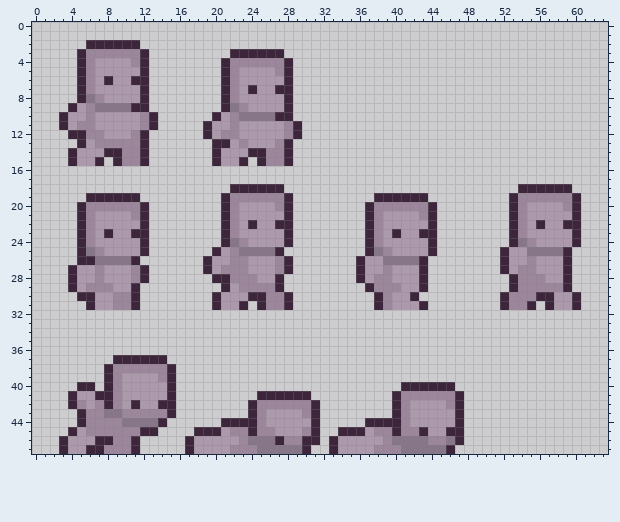
A pixel-art sprite gets an edit: Sprites/Prototype_Character.png. That is the earlier state.
The file is 64x48 pixels.
The result:
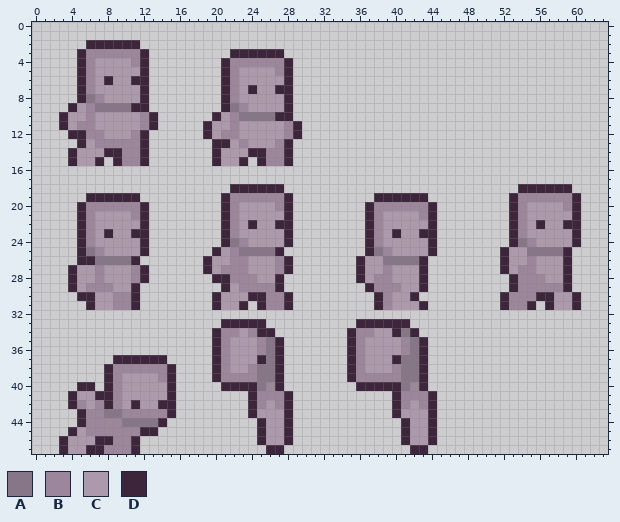
Palette (. is transparent): A #877688  B #9b869c  C #ad99ac  D #3d253b
Changes in this commit:
@@ x 15..49 @@
 32 ...................................
-33 ...................................
-34 ...................................
-35 ...................................
-36 ...................................
-37 ...................................
-38 D..................................
-39 D..................................
-40 D.........................DDDDDD...
-41 D.........DDDDDD.........DBBBBBBD..
-42 D........DBBBBBBD........DBCCCCBD..
-43 D........DBCCCCBD........DBCCCCCD..
-44 ......DDDDBCCCCCD.....DDDDBCCCCCD..
-45 ...DDDCBBDBBCCCBD..DDDCBBDBBDCCDD..
-46 ..DCCCCCBAAADBBDD.DCCCCCBAAAABBAD..
-47 ..DCCCCBBBAAAAAD..DCCCCBBBAAAAAD...
+33 ......DDDDD..........DDDDDD........
+34 .....DBBCBDD........DBBCCDAD.......
+35 .....DBCCCBAD.......DBCCCCBAD......
+36 .....DBCCCBAD.......DBCCCCBAD......
+37 .....DBCCCDAD.......DBCCCDAAD......
+38 D....DBCCBAAD.......DBCCCBAAD......
+39 D....DBBBBAAD.......DBBBBBAAD......
+40 D.....DDDDABD........DDDDDABD......
+41 D........DBBBD...........DBBBD.....
+42 D........DBCBD...........DBCBD.....
+43 D........DCCCD...........DCCCD.....
+44 ..........DCCD............DCCD.....
+45 ..........DCCD............DCCD.....
+46 ..........DCCD............DCCD.....
+47 ...........DD..............DD......
